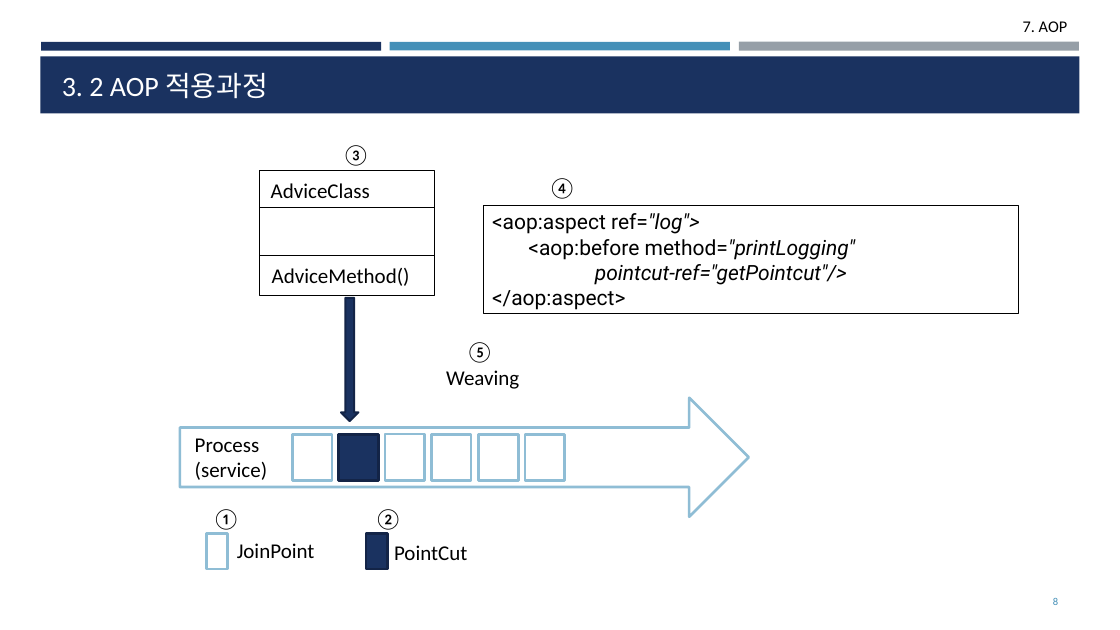
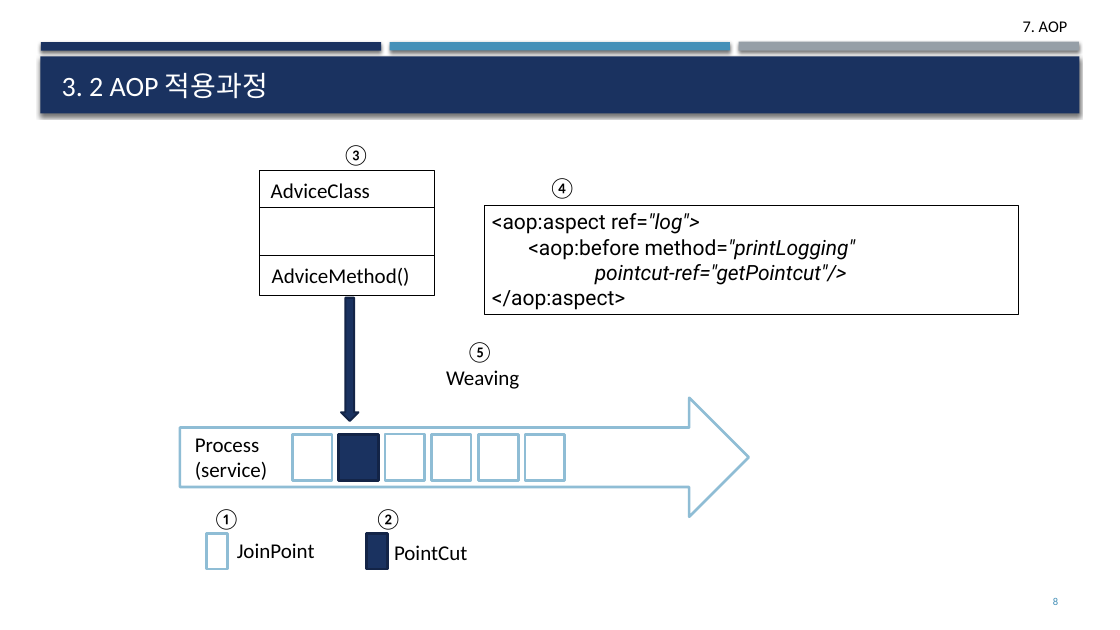
Before and after one commit to deukvely/spring, a slide deck: slide 8 of PPT/07_AOP.pptx. Drawn at 1120x630 pixels with LibreOffice and Linux fonts; fonts in the diff are those of the drawing. Boxes give left, top, right and bottom in pixels: in the first picture for what was removed or moved away, otherwise in the second. Text is boxed around its words. In the diff, an @@ line names an element or a change of style, - is before the commit and + after.

```diff
--- a/PPT/07_AOP.pptx
+++ b/PPT/07_AOP.pptx
@@ shadow on in 4 elements at [41, 42, 381, 50], [739, 42, 1079, 51], [390, 42, 730, 50], [40, 56, 1080, 113] @@
@@ down arrow at [341, 298, 359, 422]: outline #132547 1.75 pt to #132447 1.75 pt @@
```
Also in this commit, not shown: 20 other slides changed, 9 other files.
